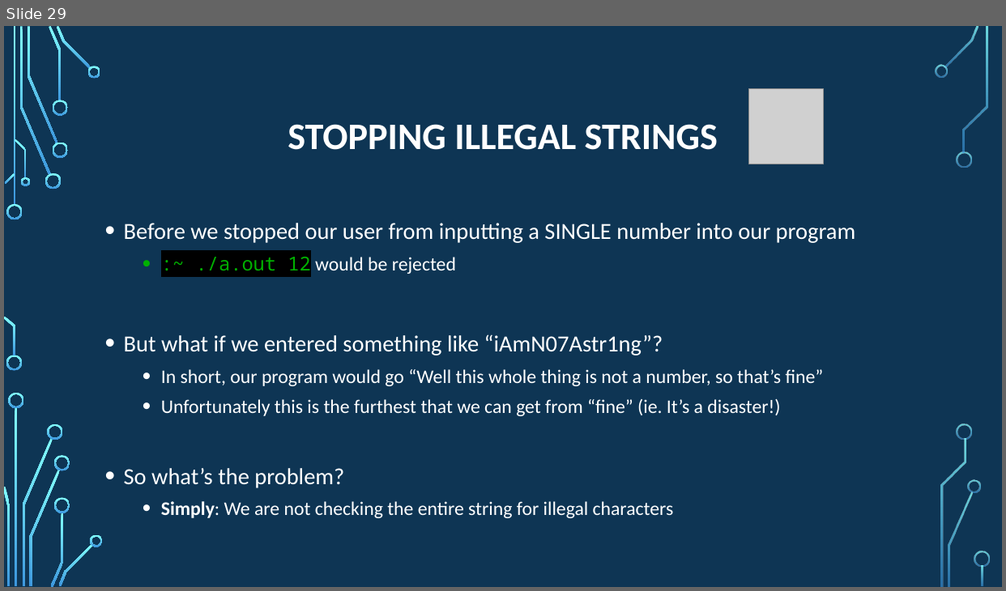
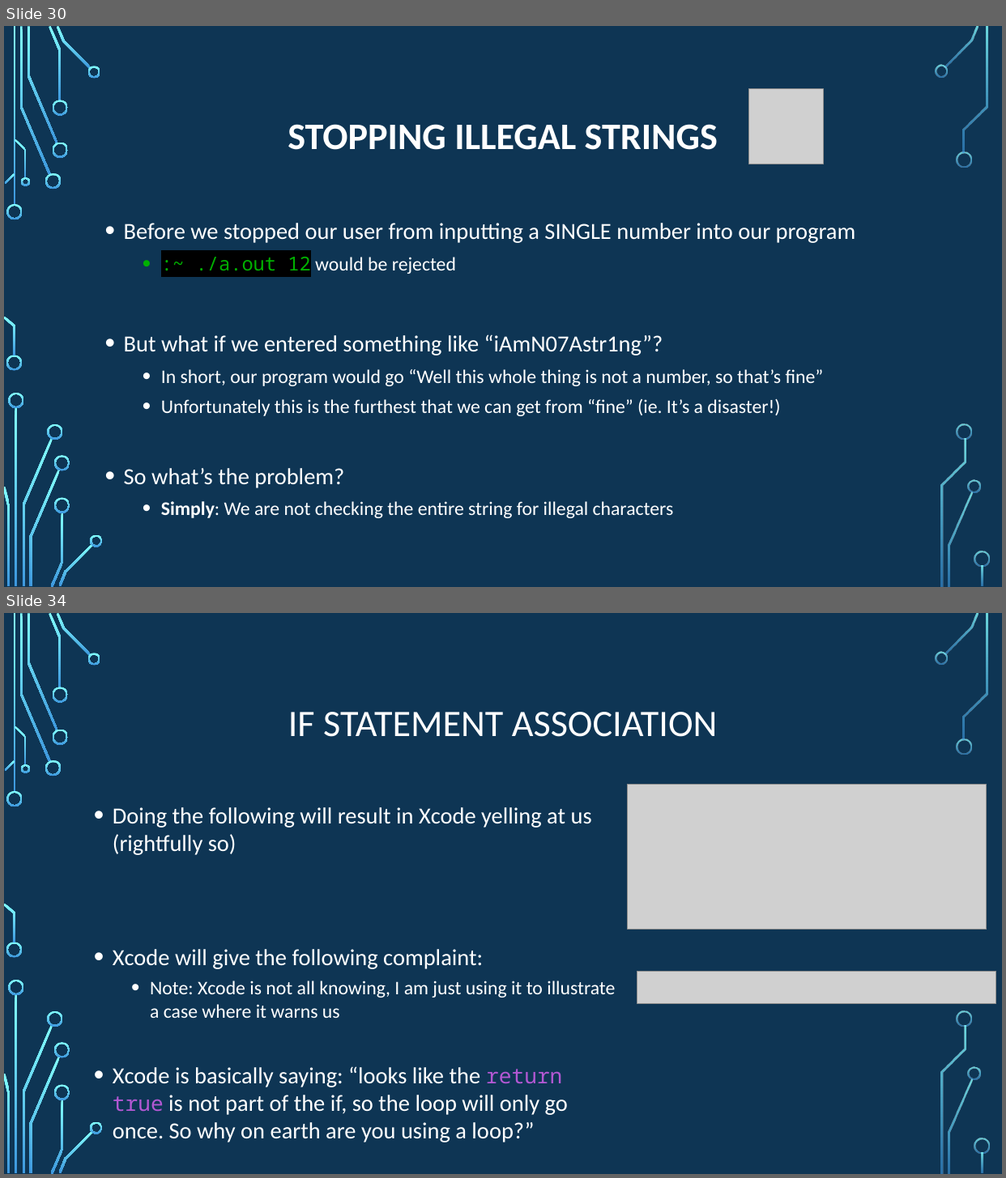
Before and after one commit to psypdt/ZIS_C-_Summer_Course_2019, a slide deck: Day_4/Day_4.pptx. Shown one above the other, each under a label of ours: slide 29 before the commit, slides 30 and 34 after it; the slides between them are not shown. The pictures are 1006x591 and 1006x1178 pixels, drawn with LibreOffice and Linux fonts; fonts in the diff are those of the drawing; grey boxes stand for pictures; background and template pictures are left out. Boxes give left, top, right and bottom in pixels: in the first picture for what was removed or moved away, otherwise in the second. Text is boxed around its words. In the diff, an @@ line names an element or a change of style, - is before the commit and + after.

```diff
--- a/Day_4/Day_4.pptx
+++ b/Day_4/Day_4.pptx
@@ slide 34 added at bbox=[4, 613, 1002, 1174], background picture (left out); not listed: 36 template elements that a slide beside it also shows @@
@@ title added at bbox=[288, 712, 718, 737], 36 pt, text #FFFFFF @@
+IF STATEMENT ASSOCIATION
@@ picture added at bbox=[628, 785, 987, 930] @@
@@ text added at bbox=[113, 807, 615, 1143], 22.2 pt, text #FFFFFF @@
+• Doing the following will result in Xcode yelling at us (rightfully so)
+• Xcode will give the following complaint:
+  • Note: Xcode is not all knowing, I am just using it to illustrate a case where it warns us
+• Xcode is basically saying: “looks like the return true is not part of the if, so the loop will only go once. So why on earth are you using a loop?”
@@ picture added at bbox=[637, 972, 996, 1003] @@
@@ what was slide 29 is now slide 30 @@
```
Also in this commit, not shown: 3 slides changed, 4 other slides added.
